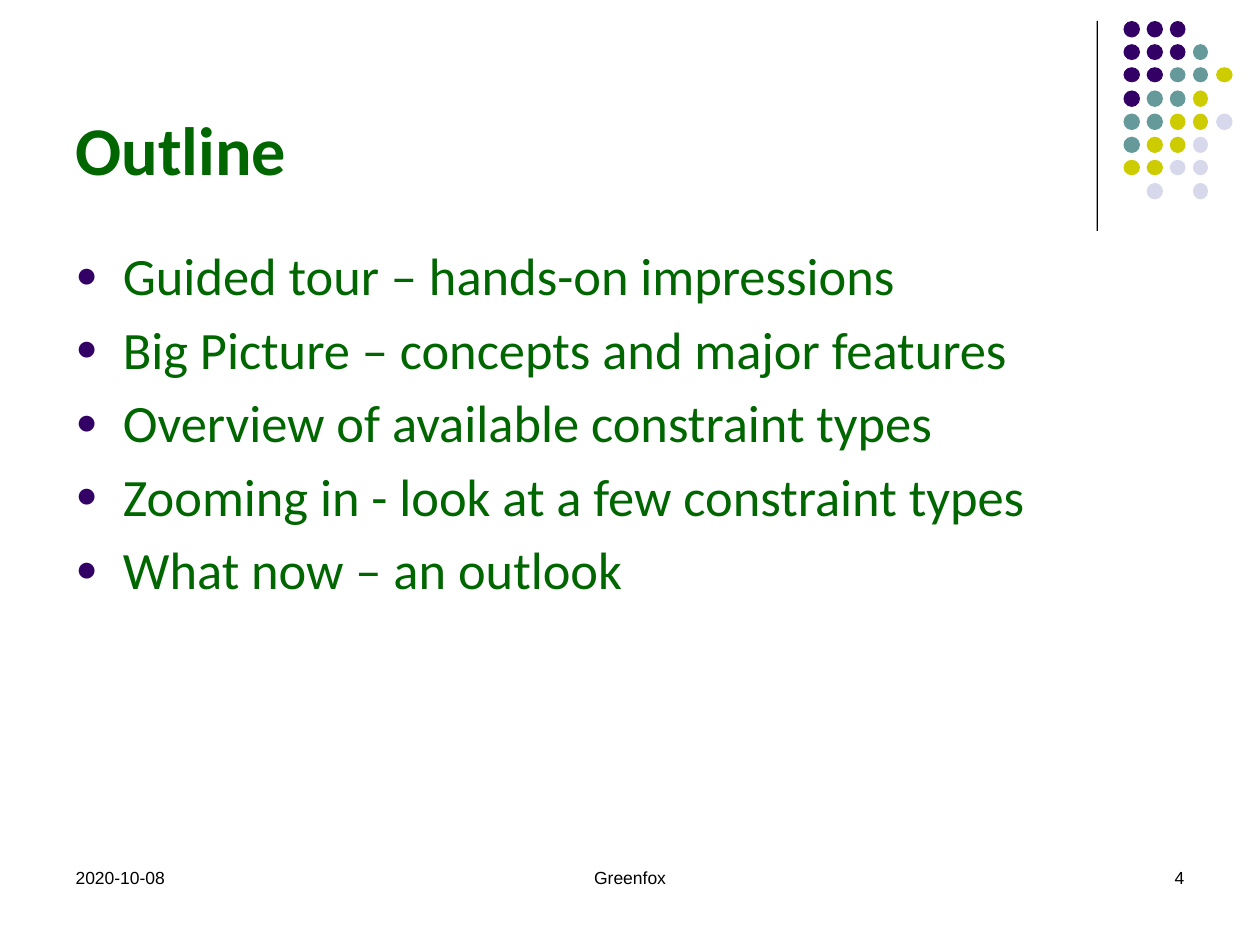
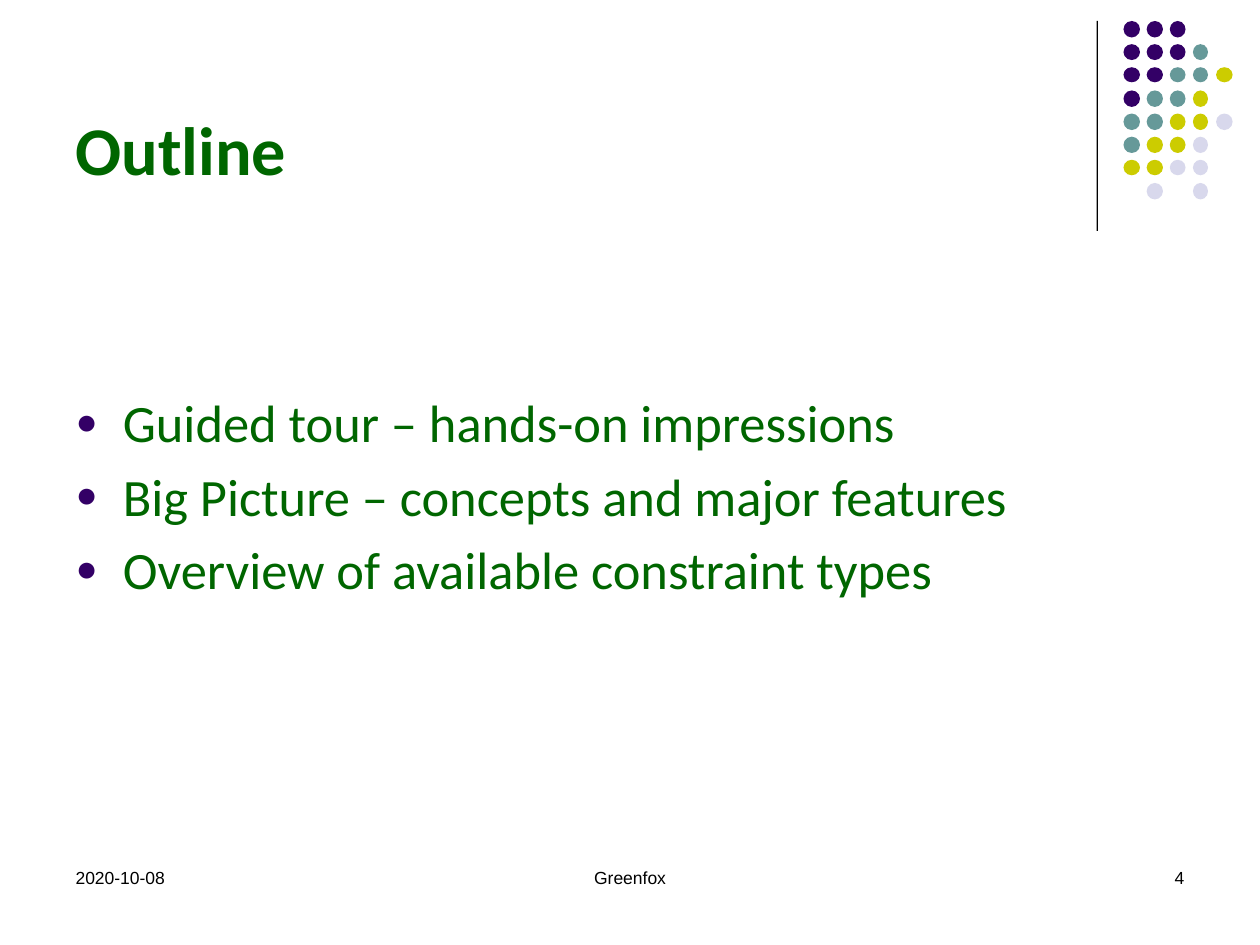
Before and after one commit to hrennau/greenfox, a slide deck: slide 4 of declarative-amsterdam-2020/an-introduction-to-greenfox/an-introduction-to-greenfox.pptx. Drawn at 1260x945 pixels with LibreOffice and Linux fonts; fonts in the diff are those of the drawing. Boxes give left, top, right and bottom in pixels: in the first picture for what was removed or moved away, otherwise in the second. Text is boxed around its words. In the diff, an @@ line names an element or a change of style, - is before the commit and + after.

```diff
--- a/declarative-amsterdam-2020/an-introduction-to-greenfox/an-introduction-to-greenfox.pptx
+++ b/declarative-amsterdam-2020/an-introduction-to-greenfox/an-introduction-to-greenfox.pptx
@@ text at (123, 479, 1024, 590): paragraphs removed @@
-● Zooming in - look at a few constraint types
-● What now – an outlook
```
Also in this commit, not shown: 7 other slides changed, 1 slide added.
